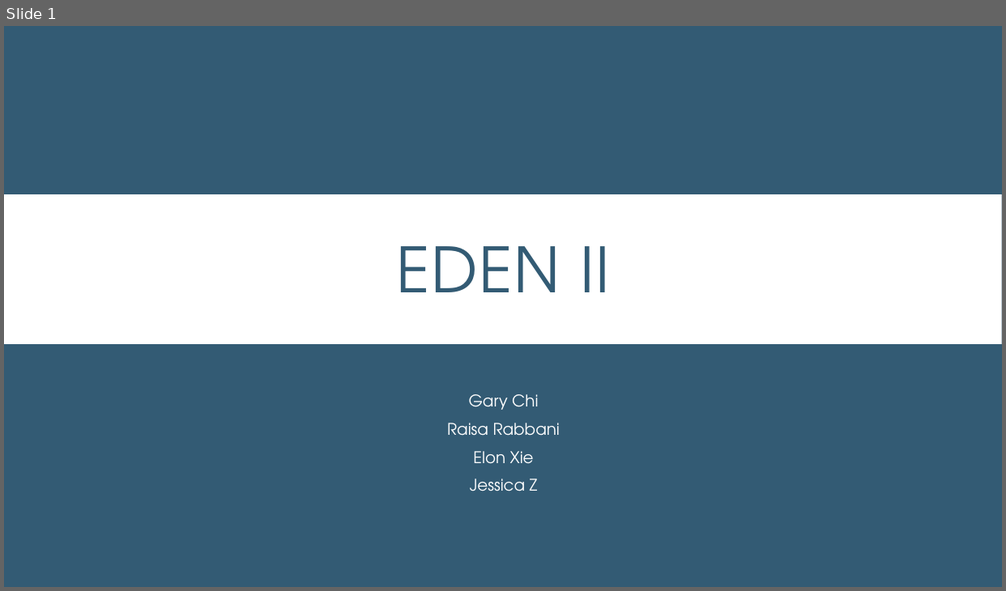
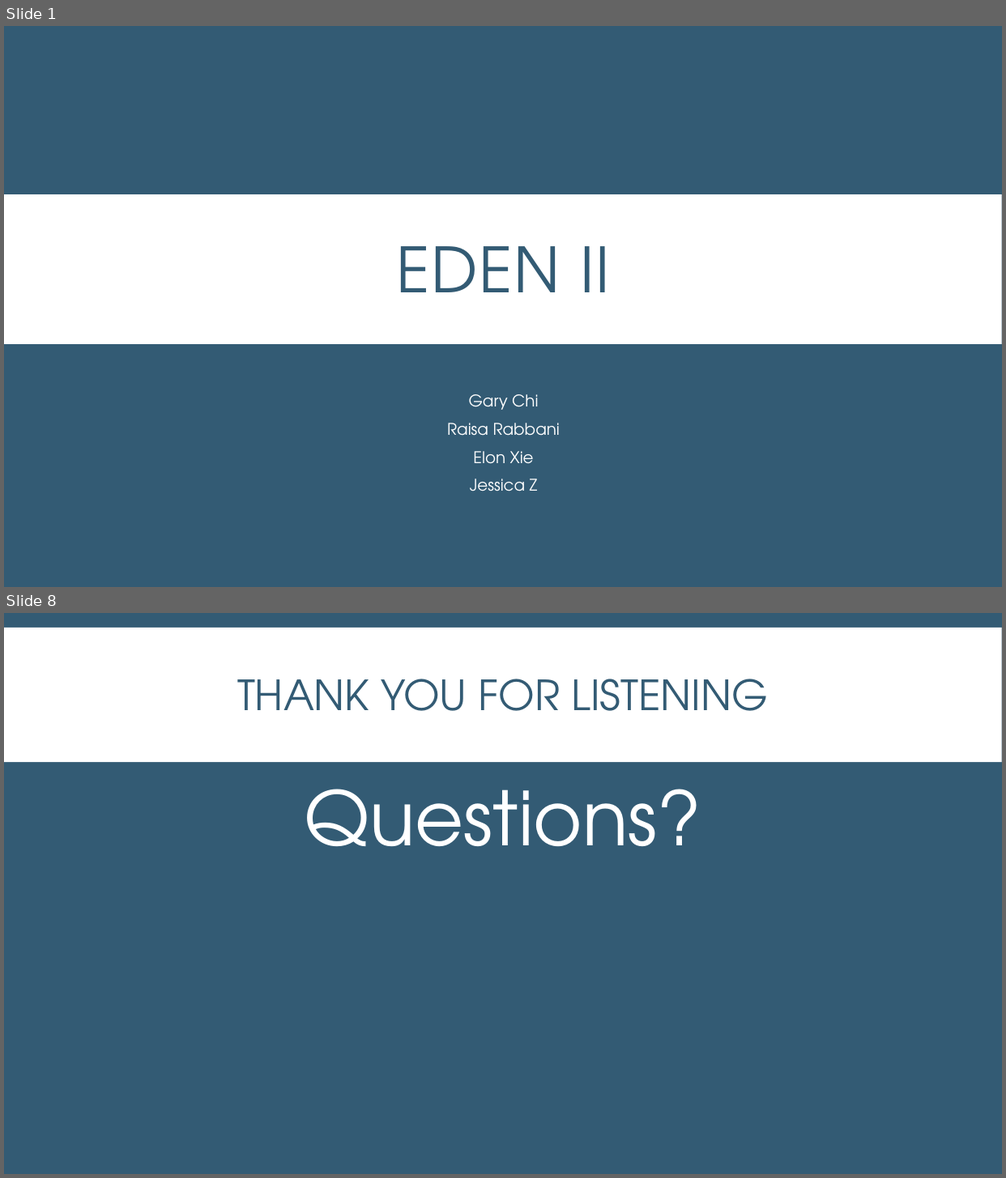
Before and after one commit to brooklyn2016/team-19, a slide deck: presentation-EEdit.pptx. Shown one above the other, each under a label of ours: slide 1 before the commit, slides 1 and 8 after it; the slides between them are not shown. The pictures are 1006x591 and 1006x1178 pixels, drawn with LibreOffice and Linux fonts; fonts in the diff are those of the drawing. Boxes give left, top, right and bottom in pixels: in the first picture for what was removed or moved away, otherwise in the second. Text is boxed around its words. In the diff, an @@ line names an element or a change of style, - is before the commit and + after.

```diff
--- a/presentation-EEdit.pptx
+++ b/presentation-EEdit.pptx
@@ slide 8 added at (4, 613, 1002, 1174), background #335B74 @@
@@ rectangle added at (4, 628, 1002, 762), fill #FFFFFF @@
@@ title added at (237, 679, 769, 711), 40 pt, text #335B74 @@
+THANK YOU FOR LISTENING
@@ text added at (305, 789, 702, 846), 72 pt, text #FFFFFF @@
+Questions?
```
Also in this commit, not shown: 6 slides changed.
